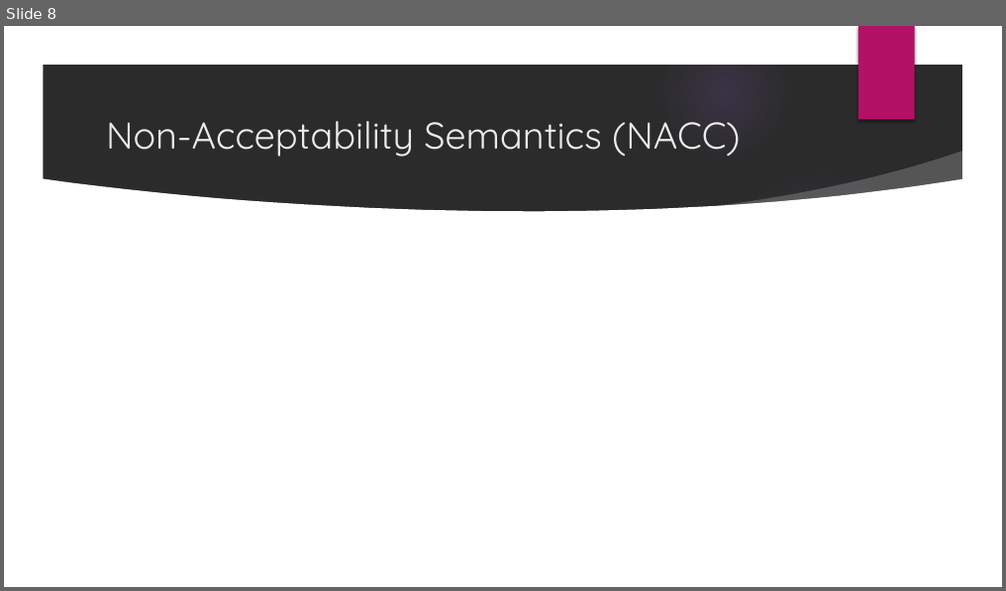
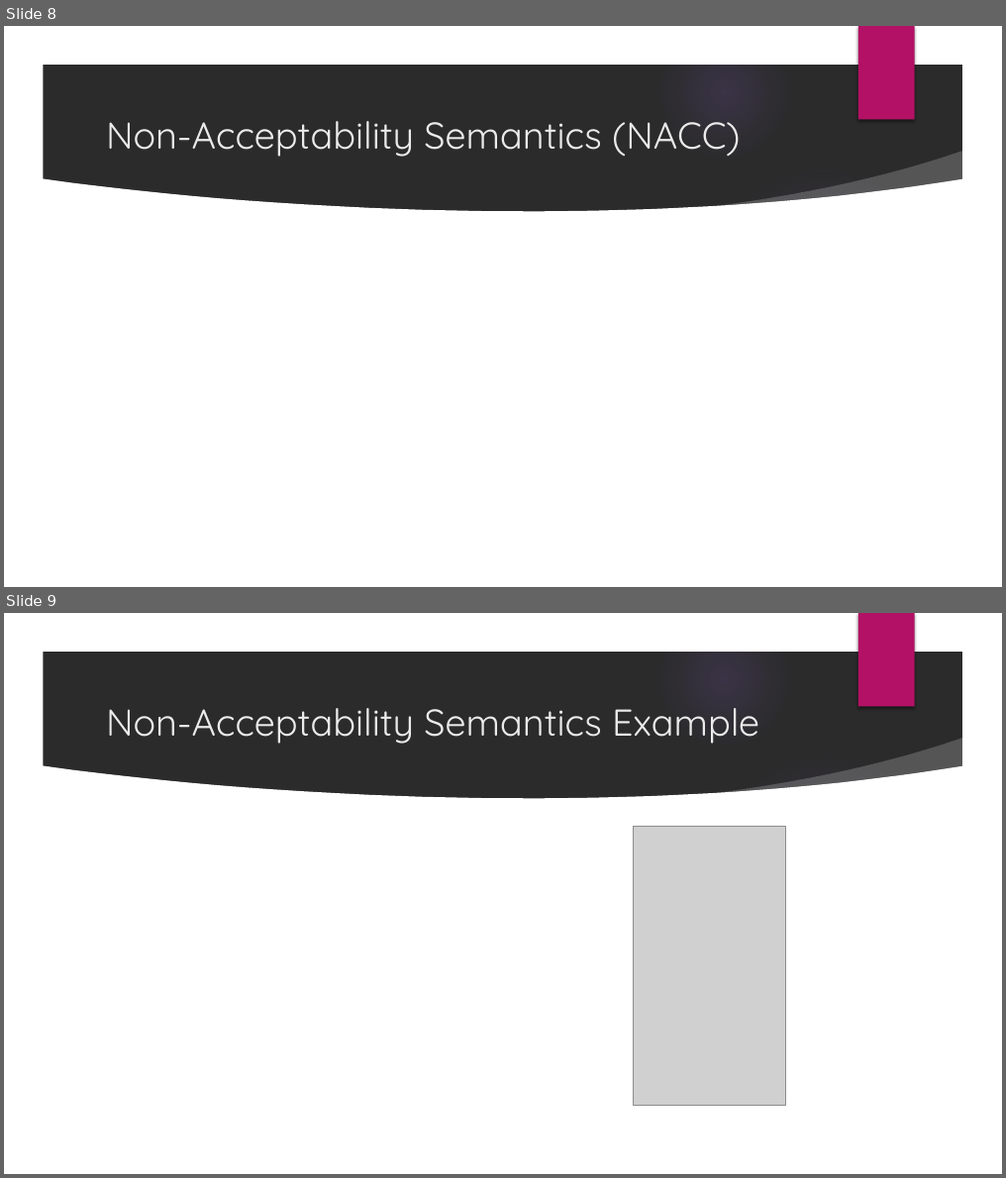
Before and after one commit to GeorgeF0/argumentation-logic-visualizer, a slide deck: Presentation/AL Toolkit.pptx. Shown one above the other, each under a label of ours: slide 8 before the commit, slides 8 and 9 after it. The pictures are 1006x591 and 1006x1178 pixels, drawn with LibreOffice and Linux fonts; fonts in the diff are those of the drawing; grey boxes stand for pictures; background and template pictures are left out; a plain dark background stands for a picture behind light text. Boxes give left, top, right and bottom in pixels: in the first picture for what was removed or moved away, otherwise in the second. Text is boxed around its words. In the diff, an @@ line names an element or a change of style, - is before the commit and + after.

```diff
--- a/Presentation/AL Toolkit.pptx
+++ b/Presentation/AL Toolkit.pptx
@@ slide 9 added at (4, 613, 1002, 1174), background picture (left out); not listed: 9 template elements that a slide beside it also shows @@
@@ title added at (106, 708, 759, 744), 36 pt, text #EBEBEB @@
+Non-Acceptability Semantics Example
@@ picture added at (634, 827, 786, 1106) @@
```
Also in this commit, not shown: 3 slides changed, 1 other slide added.
